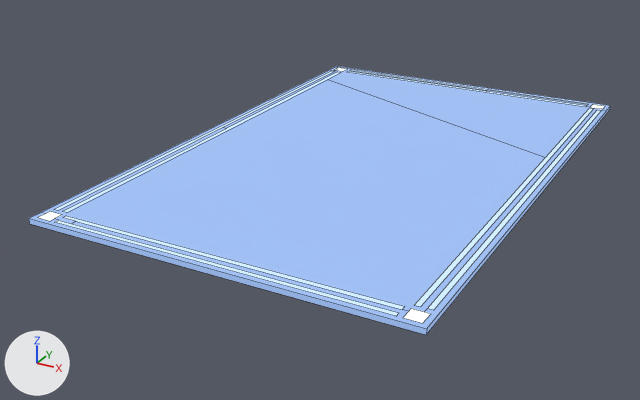
The FBX model Assets/Models/Obsticals/InsideHouse/Teppich02Larger.fbx as it was, and as the next commit left it.
Both versions are drawn from a 50 mm lens placed at (4.64, -9.68, 4.1), pointed at (-0.41, -0.49, -0.5). The axes (+X, +Y, +Z) are drawn at lower left. The lights are the same throughout. Mesh edges are drawn as thin lines. Where no turn or scale is listed for an object, it has been applied to the vertices.

In view in the first picture: 'Teppich02Larger'.
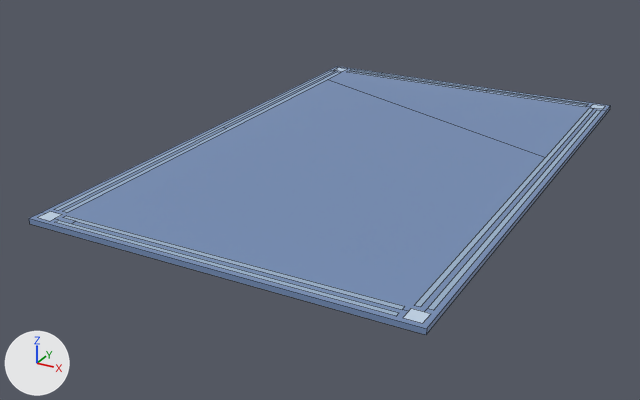
Where the change shows, as pixel boxes (x1, y1, x2, y2) in the pictures (640 x 400 px):
```json
{"object": "Teppich02Larger", "change": "surface changed", "before": [29, 66, 611, 335], "after": [29, 66, 611, 335]}
```

Scene script edits in JSON lines:
```json
{"block": "mat_pkmnmastermaterial", "where": "n0 = _N.new('ShaderNodeBsdfPrincipled'); n0.name = 'Principled BSDF'"}
{"op": "remove", "block": "mat_pkmnmastermaterial", "code": "n0.inputs[28].default_value = 1.0  # 'Emission Strength'"}
{"op": "remove", "block": "mat_pkmnmastermaterial", "code": "n3 = _N.new('ShaderNodeTexImage'); n3.name = 'Image Texture.001'"}
{"op": "remove", "block": "mat_pkmnmastermaterial", "code": "n3.image = img_pkmnemerald_jpg"}
{"op": "remove", "block": "mat_pkmnmastermaterial", "code": "_L.new(n3.outputs[0], n0.inputs[27])  # 'Color' to 'Emission Color'"}
```
